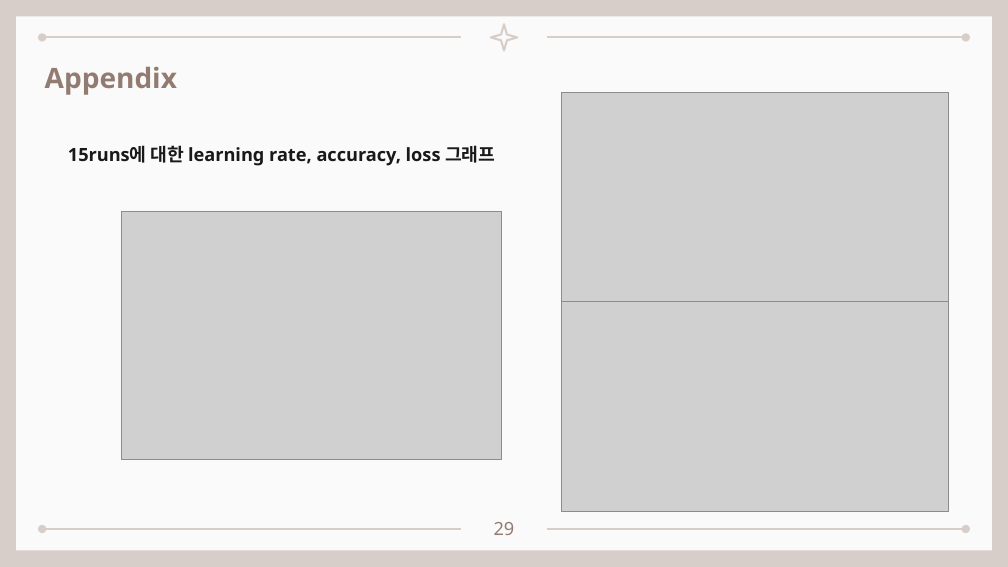
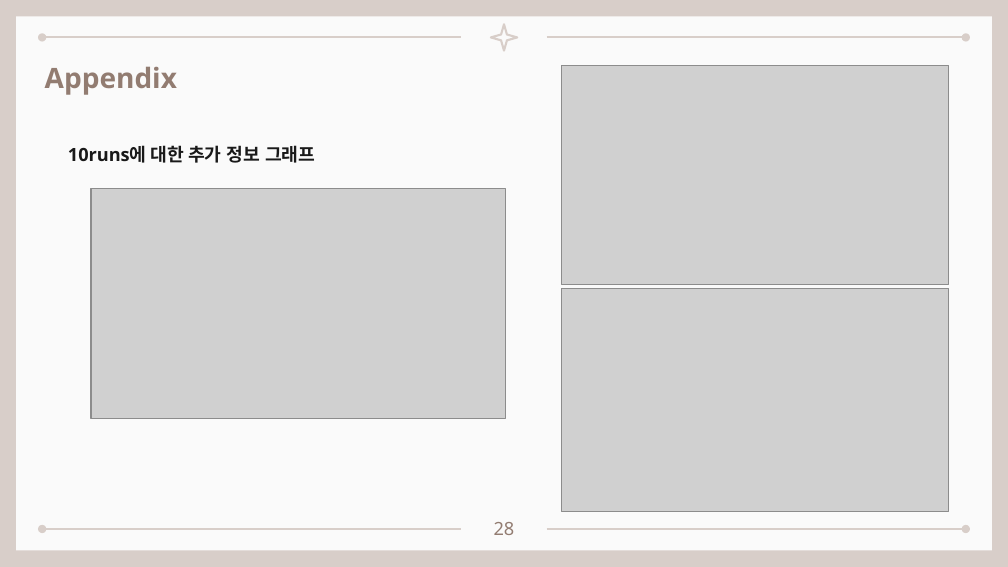
Before and after one commit to seungdeng/DELab, a slide deck: slide 28 of PPT/(이승건)250304_BERT멘토링리뷰.pptx (slide 29 before the commit). Drawn at 1008x567 pixels with LibreOffice and Linux fonts; fonts in the diff are those of the drawing; grey boxes stand for pictures. Boxes give left, top, right and bottom in pixels: in the first picture for what was removed or moved away, otherwise in the second. Text is boxed around its words. In the diff, an @@ line names an element or a change of style, - is before the commit and + after.

```diff
--- a/PPT/(이승건)250304_BERT멘토링리뷰.pptx
+++ b/PPT/(이승건)250304_BERT멘토링리뷰.pptx
@@ picture: place and size @@
-picture at box(561, 93, 949, 301)
+picture at box(561, 66, 949, 284)
@@ text at box(68, 145, 315, 163): text changed @@
-15runs에 대한 learning rate, accuracy, loss 그래프
+10runs에 대한 추가 정보 그래프
@@ picture: place and size @@
-picture at box(122, 211, 502, 459)
+picture at box(91, 188, 505, 417)
@@ picture: place and size @@
-picture at box(561, 301, 949, 512)
+picture at box(561, 288, 949, 512)
@@ page number at box(494, 522, 515, 535): text changed @@
-29
+28
```
Also in this commit, not shown: 11 other slides changed, 1 slide added, 2 slides removed, 1 other file.
